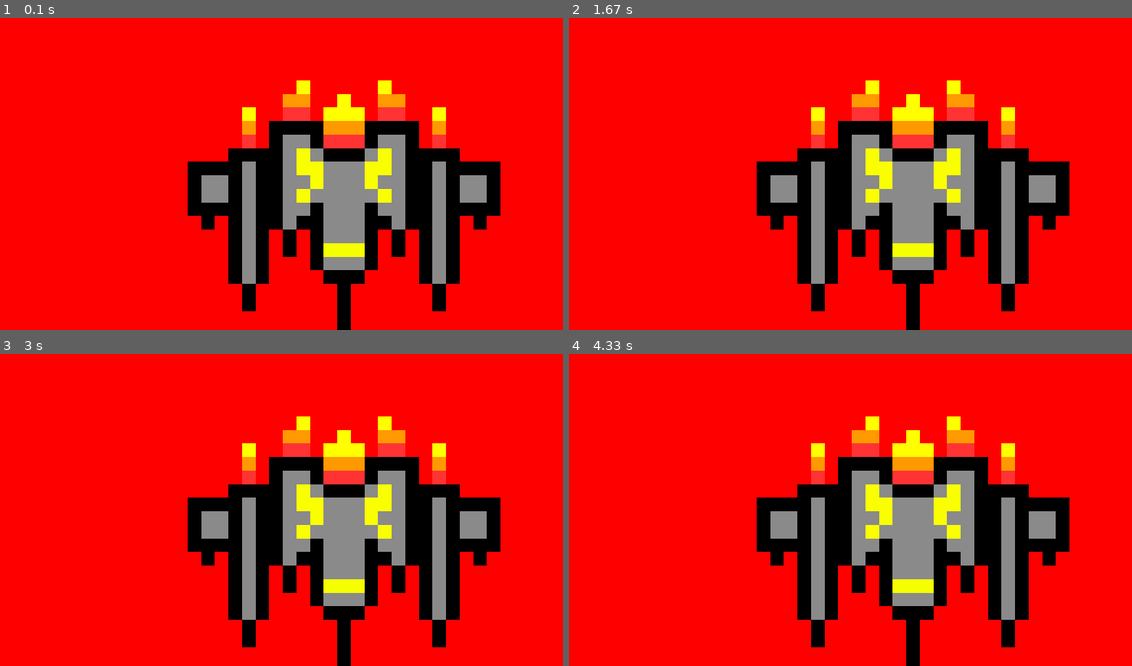
Above: before the commit, frames 1-4 (two rows, left to right).
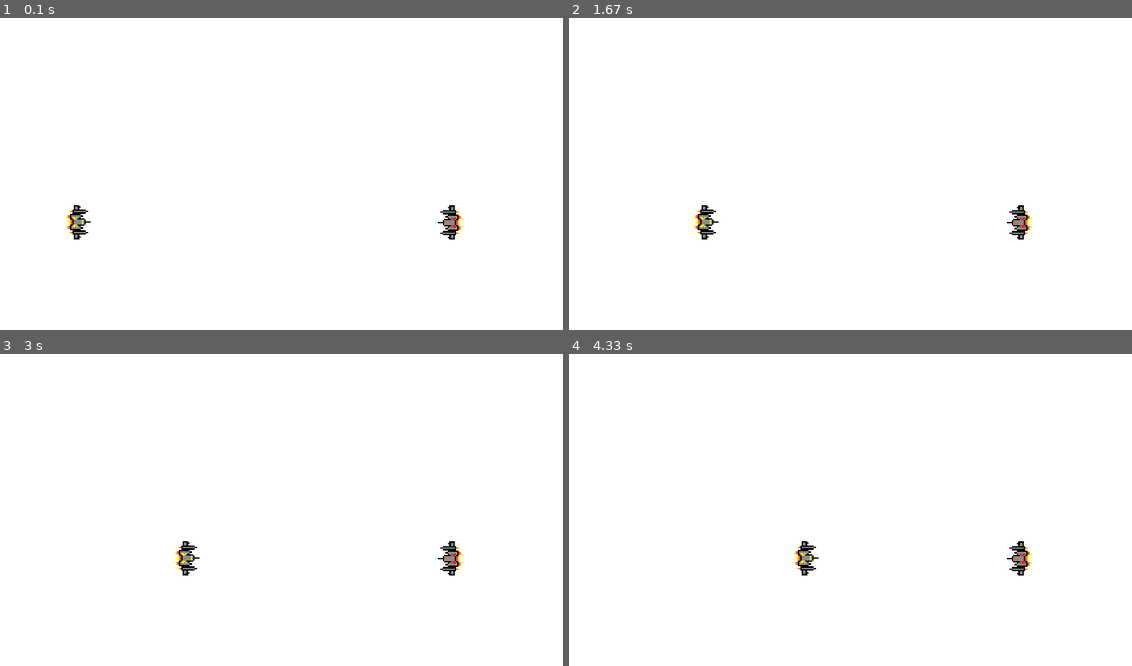
Above: after the commit, the same moments.

Repository: screenslaver4443/1stpygame
Game: pygame game, started from main.py
Two runs of this game, one before a commit and one after it. Both use one fixed random seed, a clock stepped at 60 frames per second and the inputs below.
Inputs:
- Up to frame 1 (0.1 s): no input
- Up to frame 2 (1.67 s): no input
- Up to frame 3 (3 s): no input
- Up to frame 4 (4.33 s): no input

The runs differ from the first frame. In frame 1, 100% of the frame differs, in the area x 0-100%, y 0-100%; in frame 2, 100%; in frame 3, 100%; in frame 4, 100%.

Commit message:
added base for character movement.

Diff:
--- a/main.py
+++ b/main.py
@@ -13,18 +13,30 @@
 RED = (255,0,0)
 
 FPS = 60
+SPACESHIP_WIDTH, SPACESHIP_HEIGHT = 55, 40
 
 YELLOW_SPACESHIP_IMAGE = pygame.image.load(
     os.path.join('Assets', 'spaceship_yellow.bmp'))
+
+YELLOW_SPACESHIP = pygame.transform.rotate(pygame.transform.scale(
+    YELLOW_SPACESHIP_IMAGE, (SPACESHIP_WIDTH, SPACESHIP_HEIGHT)), 90)
+
 RED_SPACESHIP_IMAGE = pygame.image.load(
     os.path.join('Assets', 'spaceship_red.bmp'))
 
-def draw_window():
-    WIN.fill((RED))
-    WIN.blit(YELLOW_SPACESHIP_IMAGE, (300,100))
+RED_SPACESHIP = pygame.transform.rotate(pygame.transform.scale(
+    RED_SPACESHIP_IMAGE, (SPACESHIP_WIDTH, SPACESHIP_HEIGHT)), 270)
+
+def draw_window(red, yellow):
+    WIN.fill((WHITE))
+    WIN.blit(YELLOW_SPACESHIP, (yellow.x, yellow.y))
+    WIN.blit(RED_SPACESHIP, (red.x, red.y))
     pygame.display.update()
 
 def main():
+    red = pygame.Rect(700, 300, SPACESHIP_WIDTH, SPACESHIP_HEIGHT)
+    yellow = pygame.Rect(100, 300, SPACESHIP_WIDTH, SPACESHIP_HEIGHT)
+
     clock = pygame.time.Clock()
     run = True
     while run:
@@ -32,8 +44,8 @@
         for event in pygame.event.get():
             if event.type == pygame.QUIT:
                 run = False
-
-        draw_window()
+        yellow.x += 1
+        draw_window(red, yellow)
     pygame.QUIT()
 
 if __name__ == "__main__":
